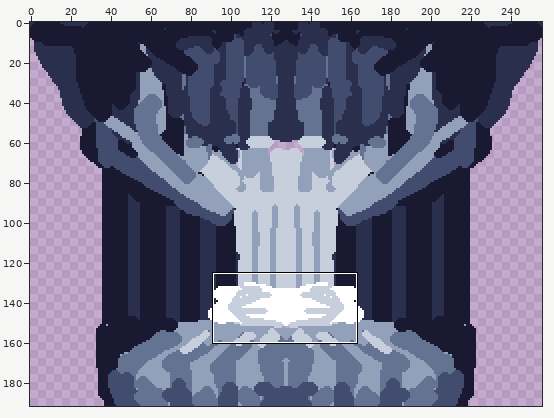
Sprite sheet: Assets/Paradise/heartholder.png. The first picture is a wide view before the edit; the outline marks the close-up.
Close-up. As it was:
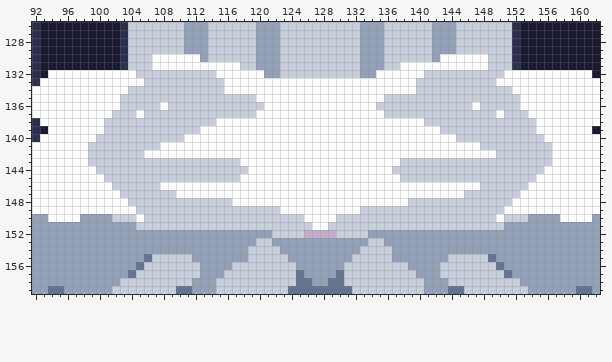
The file is 256x192 pixels. Shown: x 92..162, y 126..159.
And afterwards:
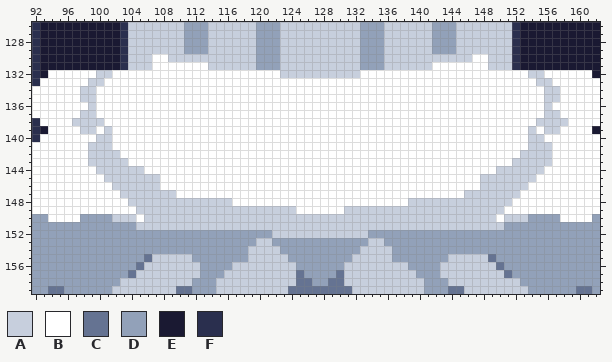
Palette (. is transparent): A #c7cfdd  B #ffffff  C #657392  D #92a1b9  E #1a1932  F #2a2f4e
Change:
{"y":130,"x":109,"old":"BBBBD","new":"AAAAA"}
{"y":130,"x":142,"old":"DBBBB","new":"AAAAA"}
{"y":131,"x":114,"old":"BBBB","new":"AAAA"}
{"y":131,"x":138,"old":"BBBB","new":"AAAA"}
{"y":132,"x":100,"old":"BB","new":"AA"}
{"y":132,"x":105,"old":"AAAAAAAAAA","new":"BBBBBBBBBB"}
{"y":132,"x":121,"old":"DD","new":"BB"}
{"y":132,"x":133,"old":"DD","new":"BB"}
{"y":132,"x":141,"old":"AAAAAAAAAA","new":"BBBBBBBBBB"}
{"y":132,"x":154,"old":"BB","new":"AA"}
{"y":133,"x":99,"old":"BB","new":"AA"}
{"y":133,"x":106,"old":"AAAAAAAAAA","new":"BBBBBBBBBB"}
{"y":133,"x":140,"old":"AAAAAAAAAA","new":"BBBBBBBBBB"}
{"y":133,"x":155,"old":"BB","new":"AA"}
{"y":134,"x":98,"old":"BB","new":"AA"}
{"y":134,"x":104,"old":"AAAAAAAAAAAA","new":"BBBBBBBBBBBB"}
{"y":134,"x":140,"old":"AAAAAAAAAAAA","new":"BBBBBBBBBBBB"}
{"y":134,"x":156,"old":"BB","new":"AA"}
{"y":135,"x":98,"old":"BB","new":"AA"}
{"y":135,"x":103,"old":"AAAAAAAAAAAAAAAAA","new":"BBBBBBBBBBBBBBBBB"}
{"y":135,"x":136,"old":"AAAAAAAAAAAAAAAAA","new":"BBBBBBBBBBBBBBBBB"}
{"y":135,"x":156,"old":"BB","new":"AA"}
{"y":136,"x":99,"old":"B","new":"A"}
{"y":136,"x":103,"old":"AAAAA","new":"BBBBB"}
{"y":136,"x":109,"old":"AAAAAAAAAAAA","new":"BBBBBBBBBBBB"}
{"y":136,"x":135,"old":"AAAAAAAAAAAA","new":"BBBBBBBBBBBB"}
{"y":136,"x":148,"old":"AAAAA","new":"BBBBB"}
{"y":136,"x":156,"old":"B","new":"A"}
{"y":137,"x":98,"old":"BB","new":"AA"}
{"y":137,"x":102,"old":"AAA","new":"BBB"}
{"y":137,"x":106,"old":"AAAAAAAAAAAAAA","new":"BBBBBBBBBBBBBB"}
{"y":137,"x":136,"old":"AAAAAAAAAAAAAA","new":"BBBBBBBBBBBBBB"}
{"y":137,"x":151,"old":"AAA","new":"BBB"}
{"y":137,"x":156,"old":"BB","new":"AA"}
{"y":138,"x":97,"old":"BBBBAAAAAAAAAAAAAA","new":"AAAABBBBBBBBBBBBBB"}
{"y":138,"x":141,"old":"AAAAAAAAAAAAAABBBB","new":"BBBBBBBBBBBBBBAAAA"}
{"y":139,"x":98,"old":"BB","new":"AA"}
{"y":139,"x":102,"old":"AAAAAAAAAAA","new":"BBBBBBBBBBB"}
{"y":139,"x":143,"old":"AAAAAAAAAAA","new":"BBBBBBBBBBB"}
{"y":139,"x":156,"old":"BB","new":"AA"}
{"y":140,"x":102,"old":"AAAAAAAAA","new":"BBBBBBBBB"}
{"y":140,"x":145,"old":"AAAAAAAAA","new":"BBBBBBBBB"}
{"y":141,"x":102,"old":"AAAAAA","new":"BBBBBB"}
{"y":141,"x":148,"old":"AAAAAA","new":"BBBBBB"}
{"y":142,"x":103,"old":"AAA","new":"BBB"}
{"y":142,"x":150,"old":"AAA","new":"BBB"}
{"y":143,"x":104,"old":"AAAAAAAAAAAAAA","new":"BBBBBBBBBBBBBB"}
{"y":143,"x":138,"old":"AAAAAAAAAAAAAA","new":"BBBBBBBBBBBBBB"}
{"y":144,"x":106,"old":"AAAAAAAAAAAAA","new":"BBBBBBBBBBBBB"}
{"y":144,"x":137,"old":"AAAAAAAAAAAAA","new":"BBBBBBBBBBBBB"}
{"y":145,"x":108,"old":"AAAAAAAAAA","new":"BBBBBBBBBB"}
{"y":145,"x":138,"old":"AAAAAAAAAA","new":"BBBBBBBBBB"}
{"y":149,"x":123,"old":"BB","new":"AA"}
{"y":149,"x":131,"old":"BB","new":"AA"}
{"y":150,"x":126,"old":"BBBB","new":"AAAA"}
{"y":151,"x":127,"old":"BB","new":"AA"}
{"y":152,"x":126,"old":"....","new":"AAAA"}
